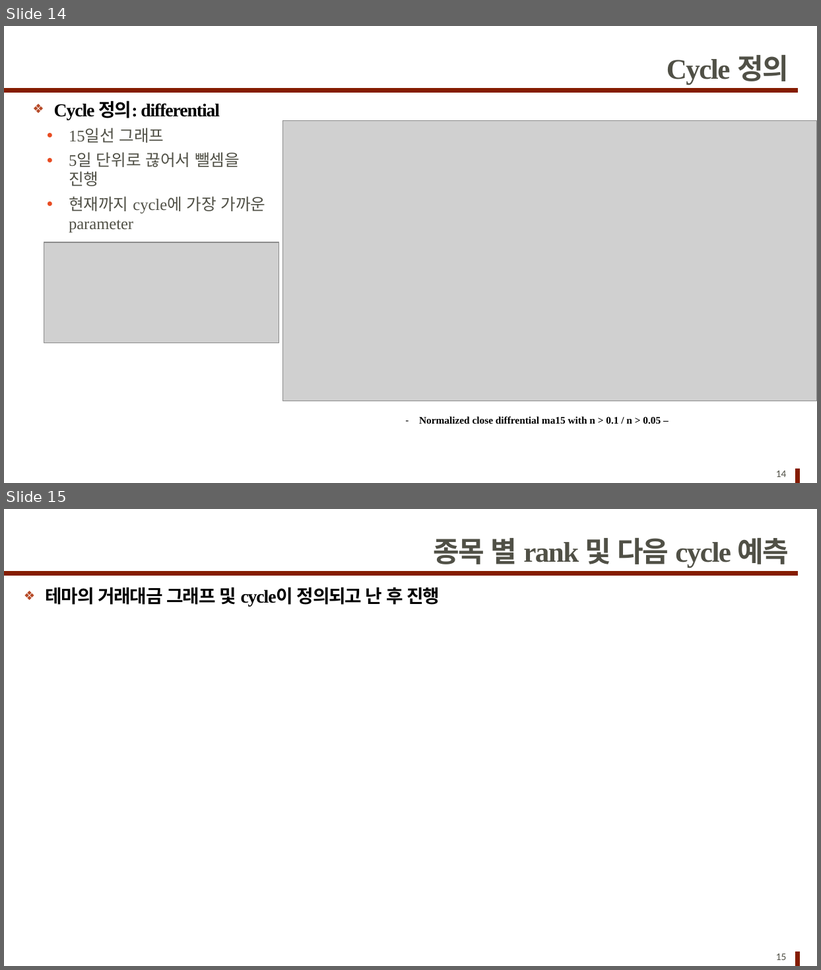
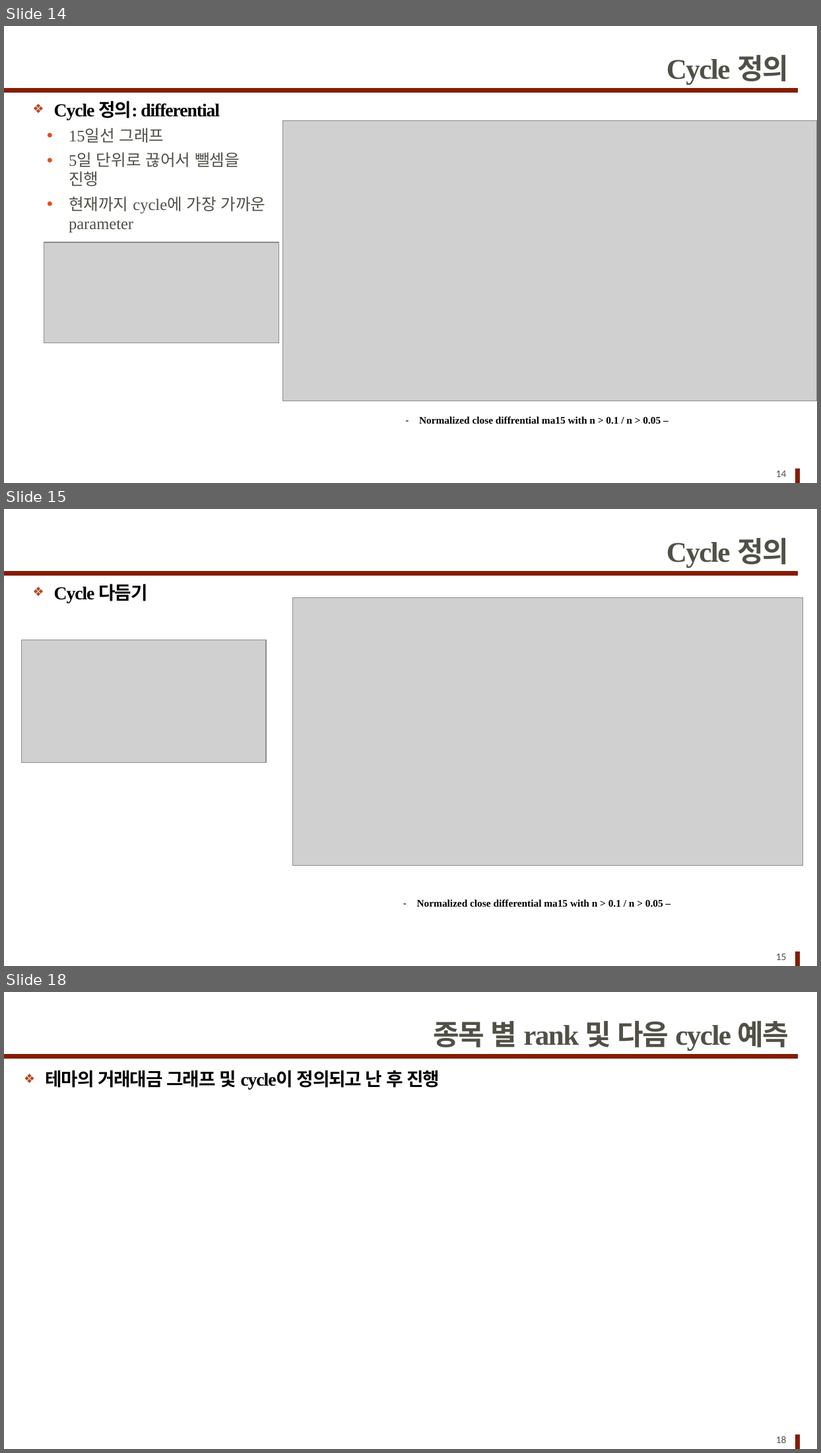
Before and after one commit to pathofexile7777/stock_cycle_prediction, a slide deck: 현황.pptx. Shown one above the other, each under a label of ours: slides 14 and 15 before the commit, slides 14, 15 and 18 after it; the slides between them are not shown. The pictures are 821x970 and 821x1453 pixels, drawn with LibreOffice and Linux fonts; fonts in the diff are those of the drawing; grey boxes stand for pictures. Boxes give left, top, right and bottom in pixels: in the first picture for what was removed or moved away, otherwise in the second. Text is boxed around its words. In the diff, an @@ line names an element or a change of style, - is before the commit and + after.

```diff
--- a/현황.pptx
+++ b/현황.pptx
@@ slide 15 added at bbox=[4, 509, 817, 966], background #FFFFFF; not listed: 2 template elements that a slide beside it also shows @@
@@ title added at bbox=[667, 538, 789, 568], 28 pt, text #505046, bold @@
+Cycle 정의
@@ text added at bbox=[54, 584, 147, 603], 18 pt, text #000000, bold @@
+❖ Cycle 다듬기
@@ picture added at bbox=[293, 597, 803, 865] @@
@@ picture added at bbox=[22, 640, 266, 763] @@
@@ text added at bbox=[417, 900, 663, 908], 10 pt, text #000000, bold @@
+– Normalized close differential ma15 with n > 0.1 / n > 0.05 –
@@ page number added at bbox=[776, 954, 787, 960], 10 pt, text #505046 @@
+15
@@ what was slide 15 is now slide 18 @@
@@ page number at bbox=[776, 1436, 787, 1443]: text changed @@
-15
+18
```
Also in this commit, not shown: 2 other slides added, 32 other files.
